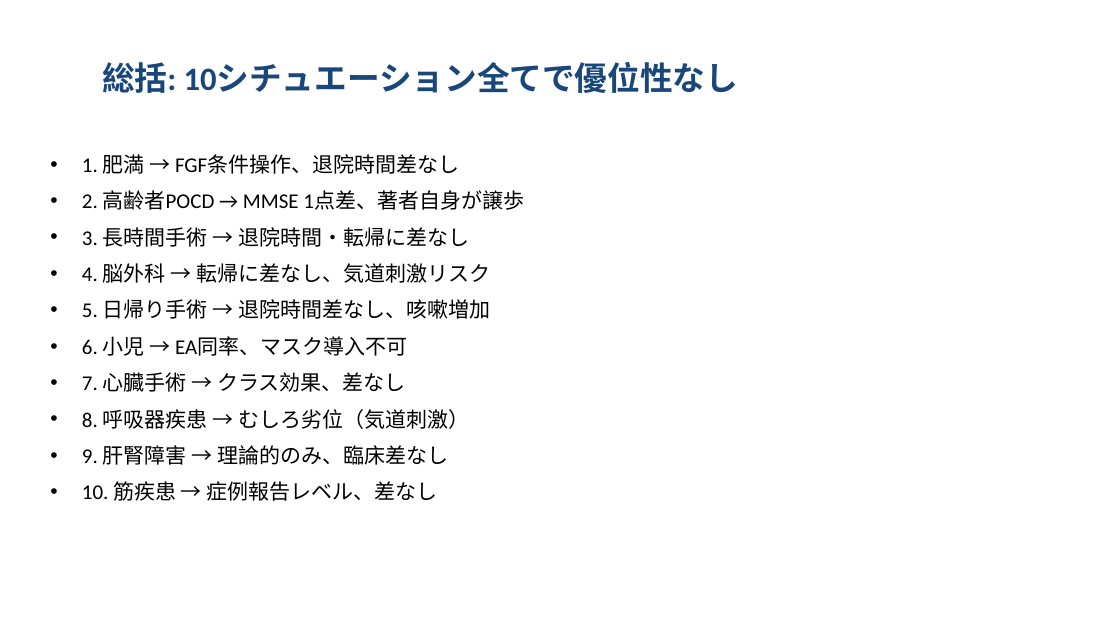
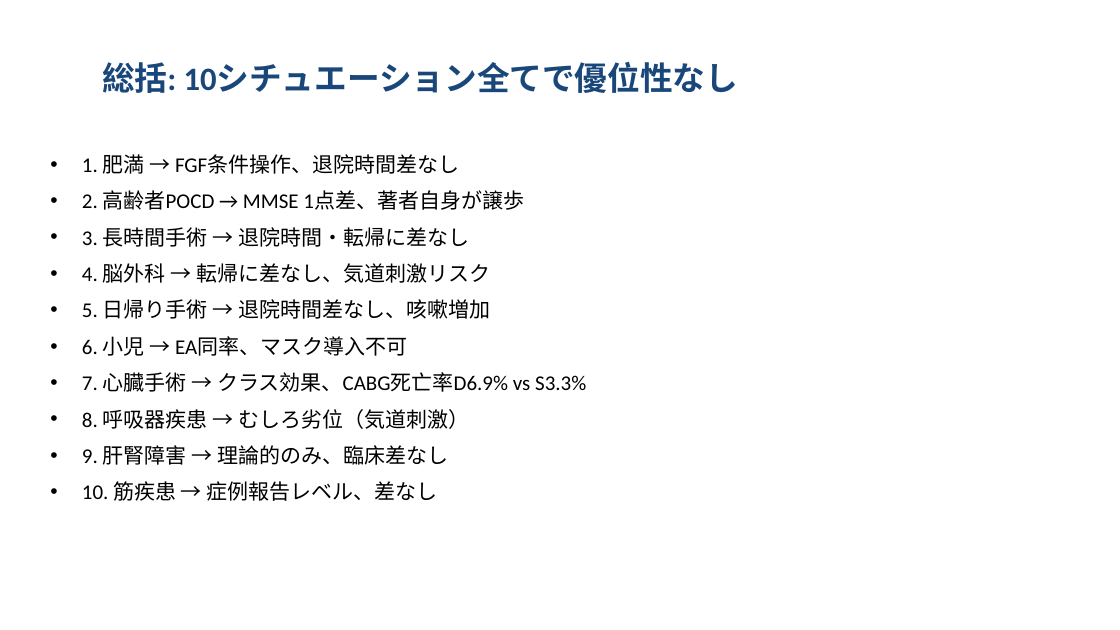
Before and after one commit to bougtoir/kotha-rct-decomposition, a slide deck: slide 12 of desflurane_critical_appraisal/output/desflurane_critical_appraisal_ja.pptx. Drawn at 1120x630 pixels with LibreOffice and Linux fonts; fonts in the diff are those of the drawing. Boxes give left, top, right and bottom in pixels: in the first picture for what was removed or moved away, otherwise in the second. Text is boxed around its words. In the diff, an @@ line names an element or a change of style, - is before the commit and + after.

```diff
--- a/desflurane_critical_appraisal/output/desflurane_critical_appraisal_ja.pptx
+++ b/desflurane_critical_appraisal/output/desflurane_critical_appraisal_ja.pptx
@@ text at [82,372,586,392]: text changed @@
-• 7. 心臓手術 → クラス効果、差なし
+• 7. 心臓手術 → クラス効果、CABG死亡率D6.9% vs S3.3%
```
Also in this commit, not shown: 2 other slides changed, 3 other files.
